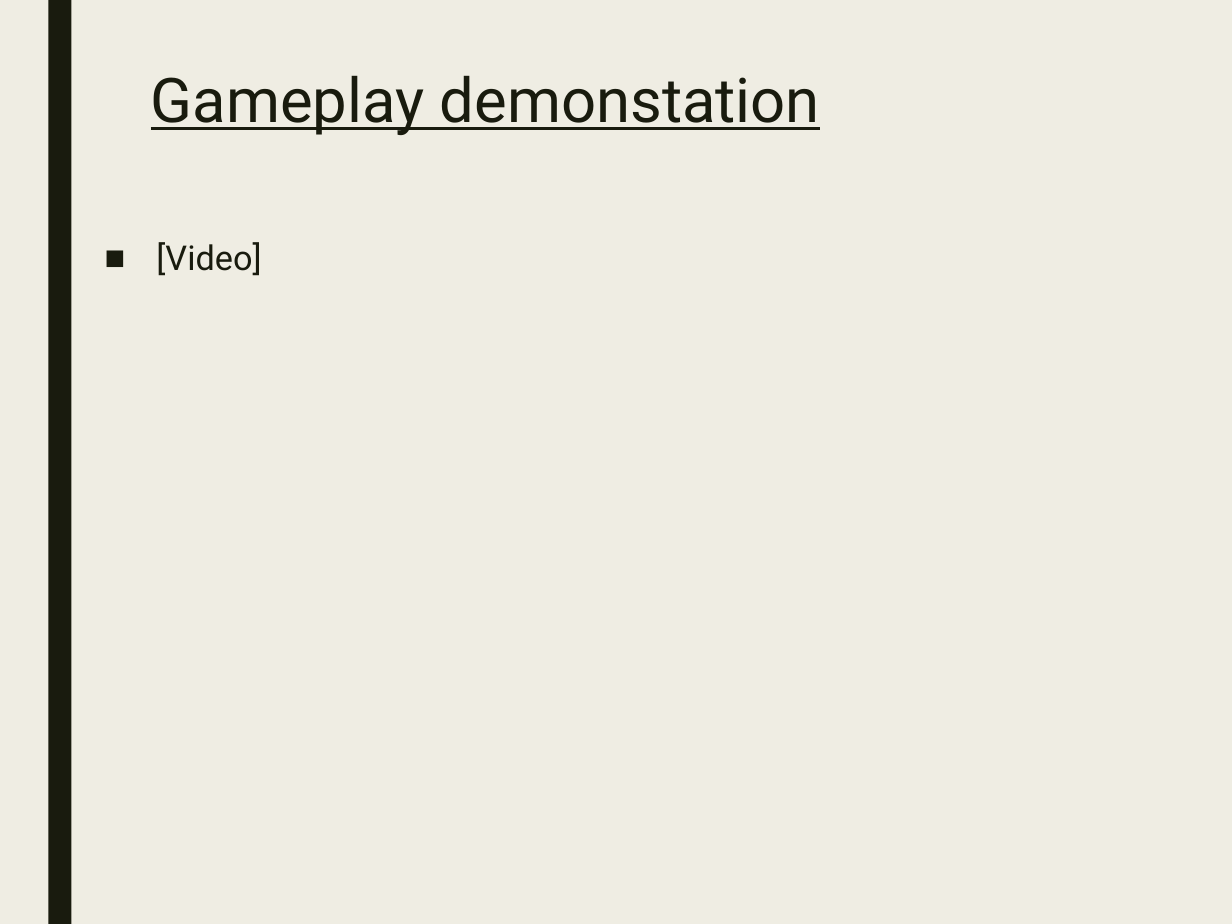
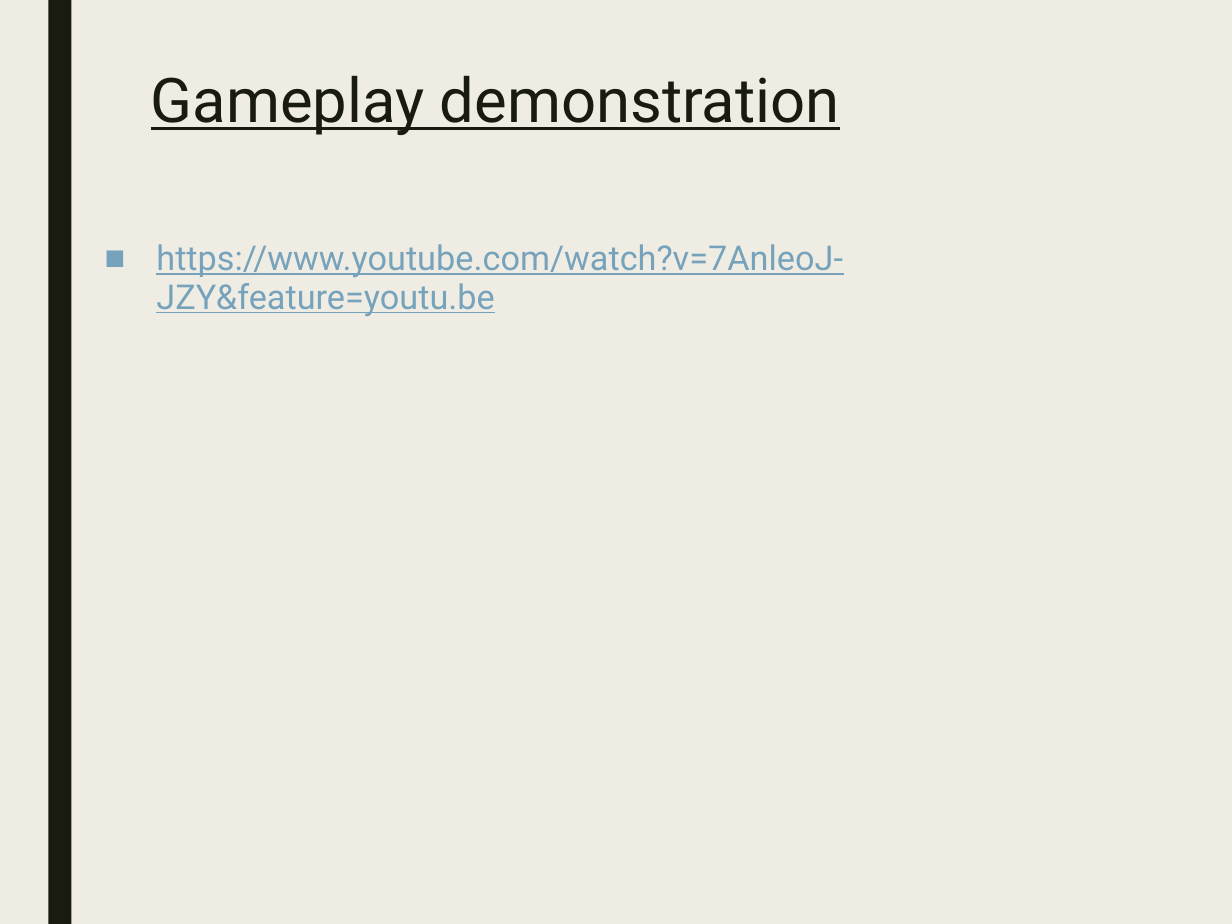
Before and after one commit to UoSGamesGroups/second-semester-s2-group-16-1, a slide deck: slide 11 of Presentations/FourthPresentation.pptx. Drawn at 1232x924 pixels with LibreOffice and Linux fonts; fonts in the diff are those of the drawing. Boxes give left, top, right and bottom in pixels: in the first picture for what was removed or moved away, otherwise in the second. Text is boxed around its words. In the diff, an @@ line names an element or a change of style, - is before the commit and + after.

Commit message:
Added link to video demonstation in final powerpoint

```diff
--- a/Presentations/FourthPresentation.pptx
+++ b/Presentations/FourthPresentation.pptx
@@ title at box(151, 75, 840, 135): text changed @@
-Gameplay demonstation
+Gameplay demonstration
@@ text at box(156, 244, 843, 316): text changed; text colour #191B0E to #77A2BB @@
-■ [Video]
+■ https://www.youtube.com/watch?v=7AnleoJ-JZY&feature=youtu.be
```
Also in this commit, not shown: 2 other files.
